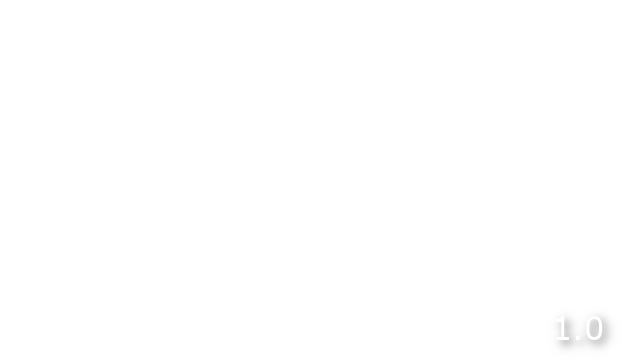
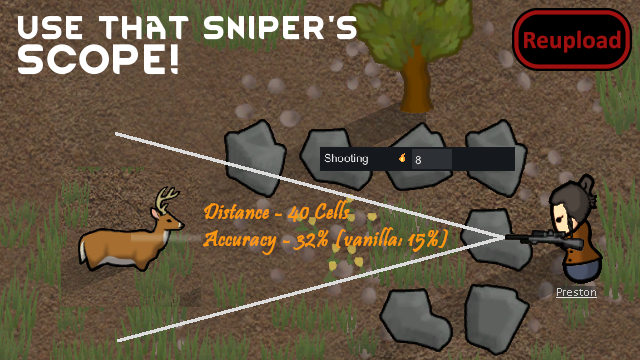
Before/after of a 640x360 layered artwork. What changed in the layer stack:
removed layer ".sample" over [18, 15, 161, 40]
removed layer "RWVer" over [546, 305, 622, 359]
renamed "1.0" to "reupload.png", showed it, painted on it over [512, 8, 632, 340]
renamed "Background" to "original_preview.png", showed it, painted on it over [0, 0, 640, 360]
